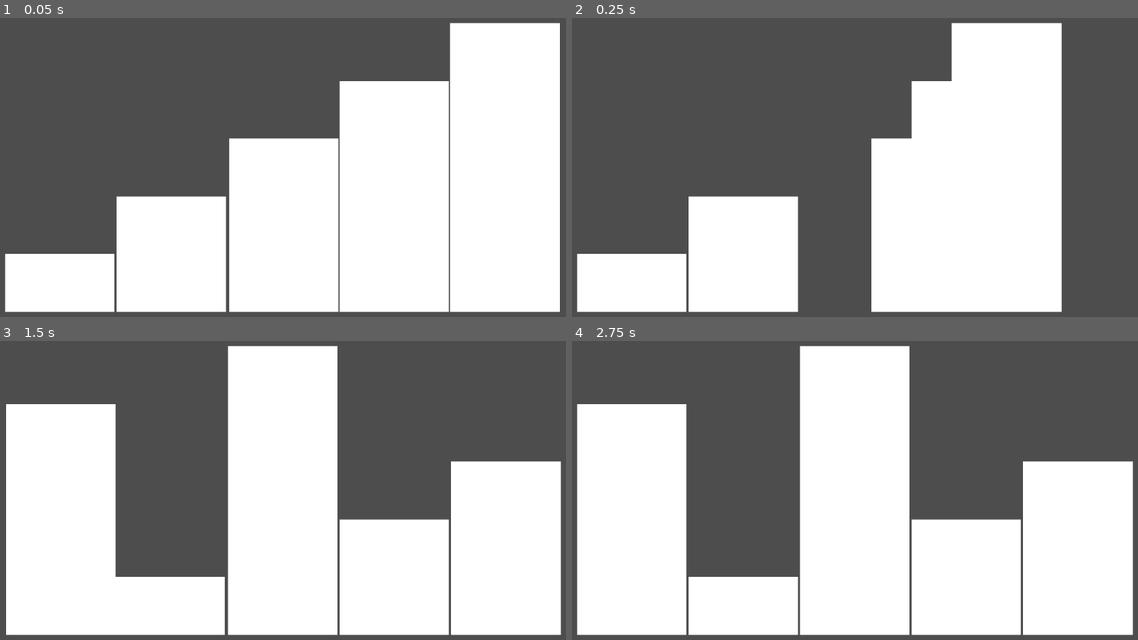
Above: before the commit, frames 1-4 (two rows, left to right).
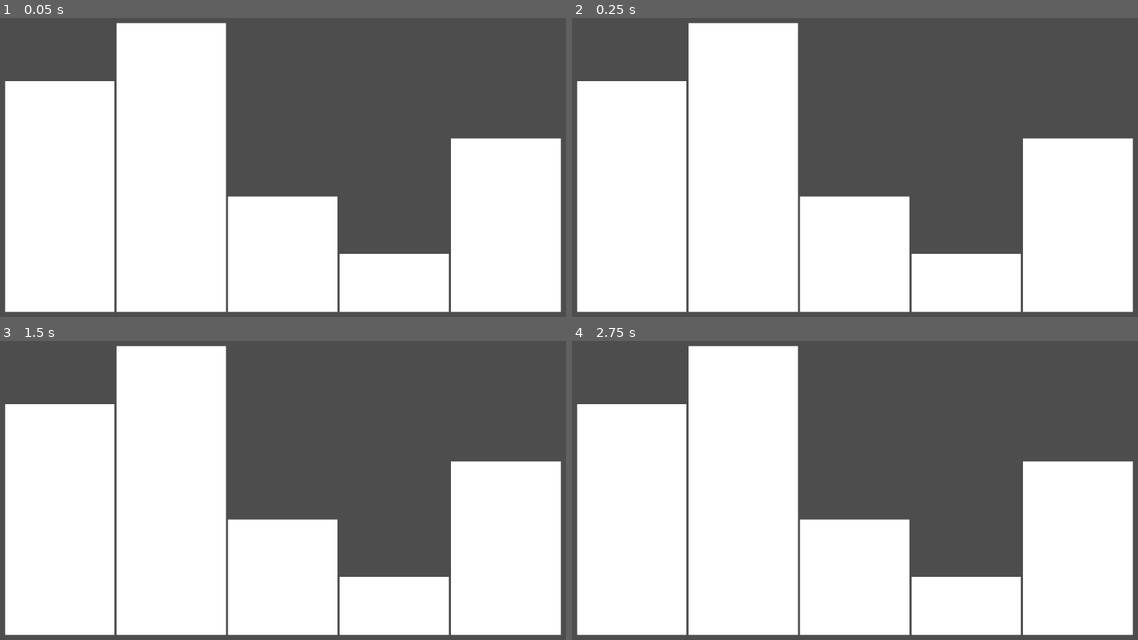
Above: after the commit, the same moments.

Repository: Shuflduf/Sorting-Algorithms-Visualiser
Game: Godot game, scene res://main.tscn
Same seed, same stepped clock (60 frames per second), same inputs: the game is played once before the commit and once after it.
Inputs (mouse positions are in pixels of both pictures, inside the frame that each line leads up to):
- Up to frame 1 (0.05 s): no input
- Up to frame 2 (0.25 s): no input
- Up to frame 3 (1.5 s): move the mouse to (418, 472) at 0.52 s; click (418, 472) at 0.67 s; move the mouse to (158, 508) at 1.27 s; click (158, 508) at 1.42 s
- Up to frame 4 (2.75 s): tap Enter at 2 s; move the mouse to (917, 415) at 2.02 s; click (917, 415) at 2.17 s

The runs differ from the first frame. In frame 1, 46% of the frame differs, in the area x 0-100%, y 1-99%; in frame 2, 53%; in frame 3, 31%; in frame 4, 30%.

Commit message:
shuffling

Diff:
--- a/main.gd
+++ b/main.gd
@@ -7,9 +7,9 @@
 
 func get_max_size() -> int:
 	await get_tree().process_frame
-	var max = %Bar.size.y
+	var m = %Bar.size.y
 	%Bar.queue_free()
-	return max
+	return m
 
 # Called when the node enters the scene tree for the first time.
 func _ready() -> void:
@@ -20,30 +20,37 @@
 		%Bars.add_child(new_bar)
 		new_bar.custom_minimum_size.y = height * max_size
 
-	await swap_bars(2, 4)
-	await swap_bars(1, 3)
-	await swap_bars(1, 0)
+	shuffle_bars()
+	#await swap_bars(2, 4)
+	#await swap_bars(1, 3)
+	#await swap_bars(1, 0)
 
-func swap_bars(first: int, second: int):
+func swap_bars(first: int, second: int, fast = false):
 	await get_tree().process_frame
 
 	var first_bar = %Bars.get_child(first)
 	var second_bar = %Bars.get_child(second)
 
-	var first_pos = first_bar.position.x
-	var second_pos = second_bar.position.x
-	print(first_pos, ", ", second_pos)
+	if !fast:
+		var first_pos = first_bar.position.x
+		var second_pos = second_bar.position.x
+		print(first_pos, ", ", second_pos)
 
-	var tween = get_tree().create_tween().set_trans(Tween.TRANS_CIRC)
-	tween.parallel().tween_property(first_bar, "position:x", second_pos, 0.5)
-	tween.parallel().tween_property(second_bar, "position:x", first_pos, 0.5)
-	await tween.finished
+		var tween = get_tree().create_tween().set_trans(Tween.TRANS_CIRC)
+		tween.parallel().tween_property(first_bar, "position:x", second_pos, 0.5)
+		tween.parallel().tween_property(second_bar, "position:x", first_pos, 0.5)
+		await tween.finished
 
 	%Bars.move_child(first_bar, second)
 	%Bars.move_child(second_bar, first)
 
 	return
 
+func shuffle_bars():
+	randomize()
+	for i in count * 10:
+		%Bars.move_child(%Bars.get_child(randi_range(0, count)), randi_range(0, count))
+
 func _input(event: InputEvent) -> void:
 	if event is InputEventMouseButton and event.is_pressed():
 		print(event.global_position)
